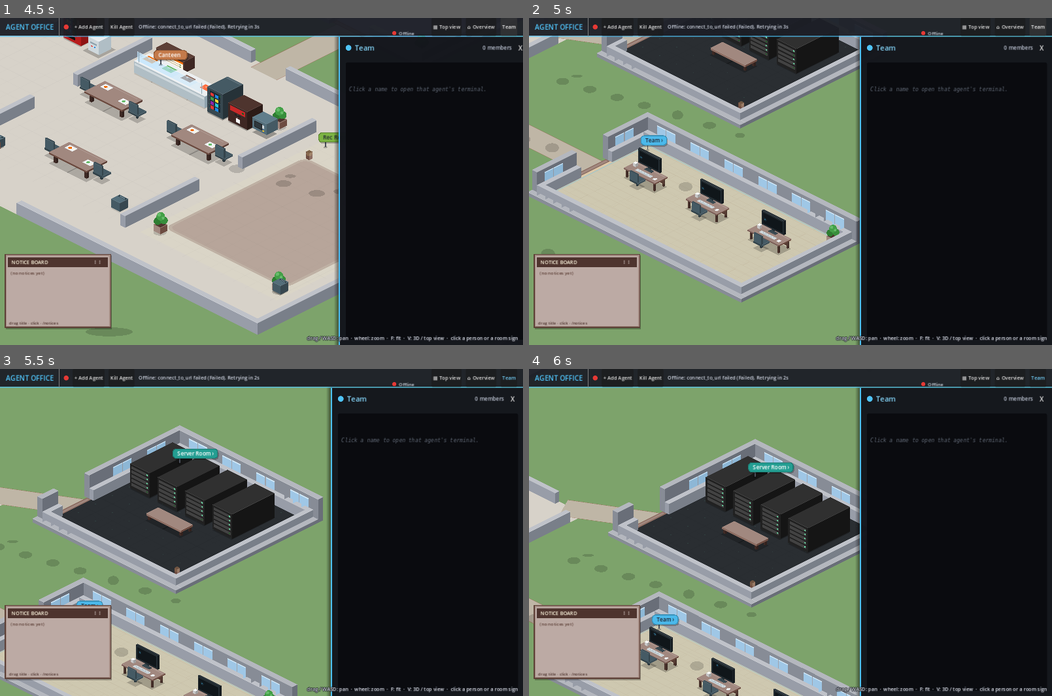
Above: before the commit, frames 1-4 (two rows, left to right).
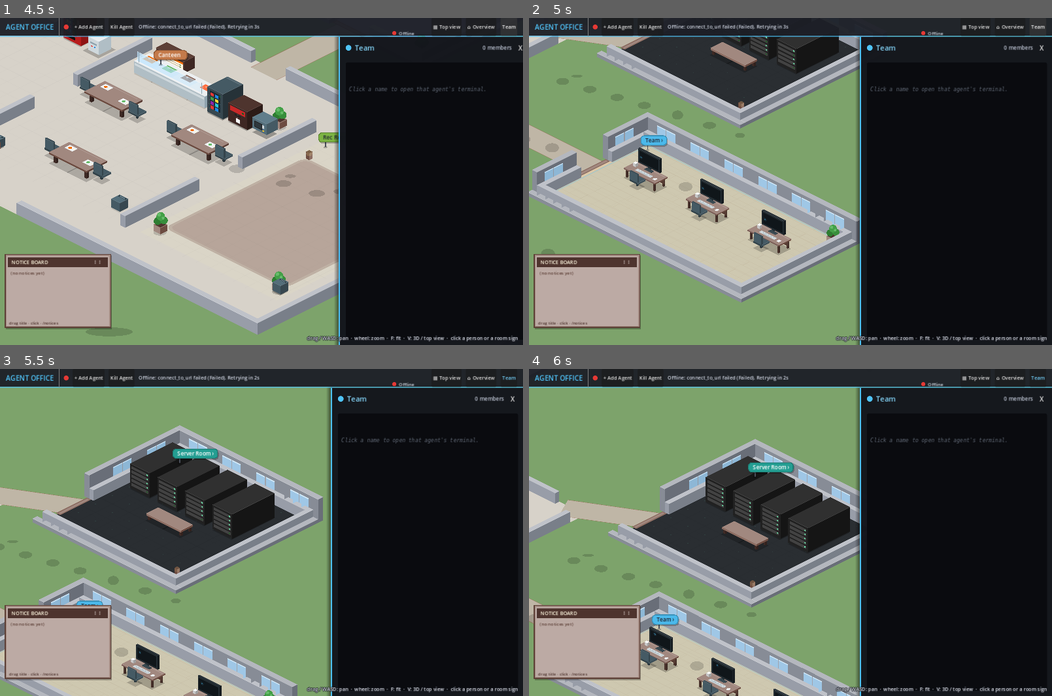
Above: after the commit, the same moments.

Repository: pvella/agentic-corporation
Game: Godot game, scene res://Main.tscn
Two runs of this game, one before a commit and one after it. Both use one fixed random seed, a clock stepped at 60 frames per second and the inputs below.
Inputs (mouse positions are in pixels of both pictures, inside the frame that each line leads up to):
- Up to frame 1 (4.5 s): click "+ Add Agent" at 0.5 s; click "Kill Agent" at 1.25 s; click "▦ Top view" at 2 s; click "◇ 3D view" at 2.75 s; click "⌂ Overview" at 3.5 s; click "Team" at 4.25 s
- Up to frame 2 (5 s): no input
- Up to frame 3 (5.5 s): tap A at 5 s; drag from (224, 375) to (125, 489) at 5.02 s
- Up to frame 4 (6 s): tap A at 5.75 s; drag from (691, 476) to (774, 519) at 5.77 s

Frame 1 is identical in both runs. In frame 2, 0.2% of the frame differs, in the area x 13-19%, y 5-11%; in frame 3, 0.3%, in the area x 7-12%, y 36-46%; in frame 4, 0.3%.

Commit message:
Remove orphan door-corner wall stubs that read as grey dots
Near-corner spoke gaps left 12×33 nibble segments on room edges; in iso
those drew as free-standing grey posts. Drop segments shorter than
MIN_WALL_SEG (56) when building walls and when cutting exterior iso
frames, and gate it in verify_hub_nav.

Diff:
--- a/Office.gd
+++ b/Office.gd
@@ -26,6 +26,9 @@
 const Iso := preload("res://Iso.gd")
 const WALL := 12.0
 const EXT_WALL := 14.0
+## Drop door-corner nibble segments shorter than this — they draw as
+## grey wall-posts / pillar dots after ring widening left near-corner gaps.
+const MIN_WALL_SEG := 56.0
 const CORRIDOR := 96.0
 const CELL := Vector2(176, 162)   ## one desk + chair + aisle
 const PAD_X := 26.0
@@ -1175,6 +1178,16 @@
 	_wall_edge_with_gaps(x1 - WALL, y0, x1 - WALL, y1, WALL, false, east, hw)
 
 
+func _append_wall(r: Rect2) -> void:
+	# Skip door-corner nibble posts: after near-corner spoke gaps, a 12×33
+	# remnant draws as a free-standing grey pillar / dot on the grass.
+	if maxf(r.size.x, r.size.y) < MIN_WALL_SEG:
+		return
+	if r.size.x < 0.05 or r.size.y < 0.05:
+		return
+	walls.append(r)
+
+
 func _wall_edge_with_gaps(ax: float, ay: float, bx: float, by: float, thickness: float, horizontal: bool, gaps: Array, hw: float) -> void:
 	var pts: Array = gaps.duplicate()
 	pts.sort()
@@ -1185,10 +1198,10 @@
 		for g in pts:
 			var gx := float(g)
 			if gx - hw > x:
-				walls.append(Rect2(x, y, gx - hw - x, thickness))
+				_append_wall(Rect2(x, y, gx - hw - x, thickness))
 			x = maxf(x, gx + hw)
 		if end_x > x:
-			walls.append(Rect2(x, y, end_x - x, thickness))
+			_append_wall(Rect2(x, y, end_x - x, thickness))
 	else:
 		var x2 := ax
 		var y2 := ay
@@ -1196,10 +1209,10 @@
 		for g in pts:
 			var gy := float(g)
 			if gy - hw > y2:
-				walls.append(Rect2(x2, y2, thickness, gy - hw - y2))
+				_append_wall(Rect2(x2, y2, thickness, gy - hw - y2))
 			y2 = maxf(y2, gy + hw)
 		if end_y > y2:
-			walls.append(Rect2(x2, y2, thickness, end_y - y2))
+			_append_wall(Rect2(x2, y2, thickness, end_y - y2))
 
 
 ## Sign rect that contains `world_pos` (for hover), or {}.
@@ -1481,6 +1494,8 @@
 func iso_walls() -> Array[Dictionary]:
 	var out: Array[Dictionary] = []
 	for w in walls:
+		if maxf(w.size.x, w.size.y) < MIN_WALL_SEG:
+			continue
 		out.append({"rect": w, "h": WALL_H_INNER, "color": Color("#8a909c")})
 	for f: Dictionary in outer_frames:
 		if bool(f.get("hub", false)):
@@ -1498,6 +1513,9 @@
 		var door: Rect2 = f.door
 		for sd: Dictionary in sides:
 			for piece: Rect2 in _cut(sd.rect, door):
+				# Same nibble filter: exterior door-cut stubs are tall grey posts.
+				if maxf(piece.size.x, piece.size.y) < MIN_WALL_SEG:
+					continue
 				out.append({"rect": piece, "h": sd.h, "color": c.lightened(0.18), "windows": sd.windows})
 	return out
 
